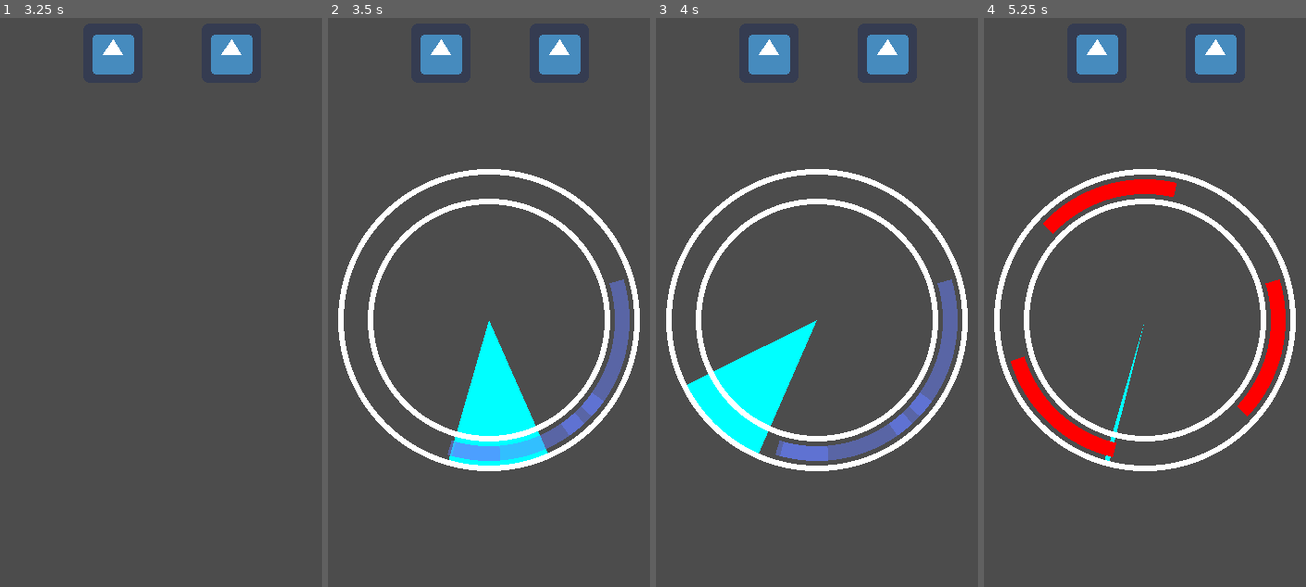
Above: before the commit, frames 1-4 (left to right).
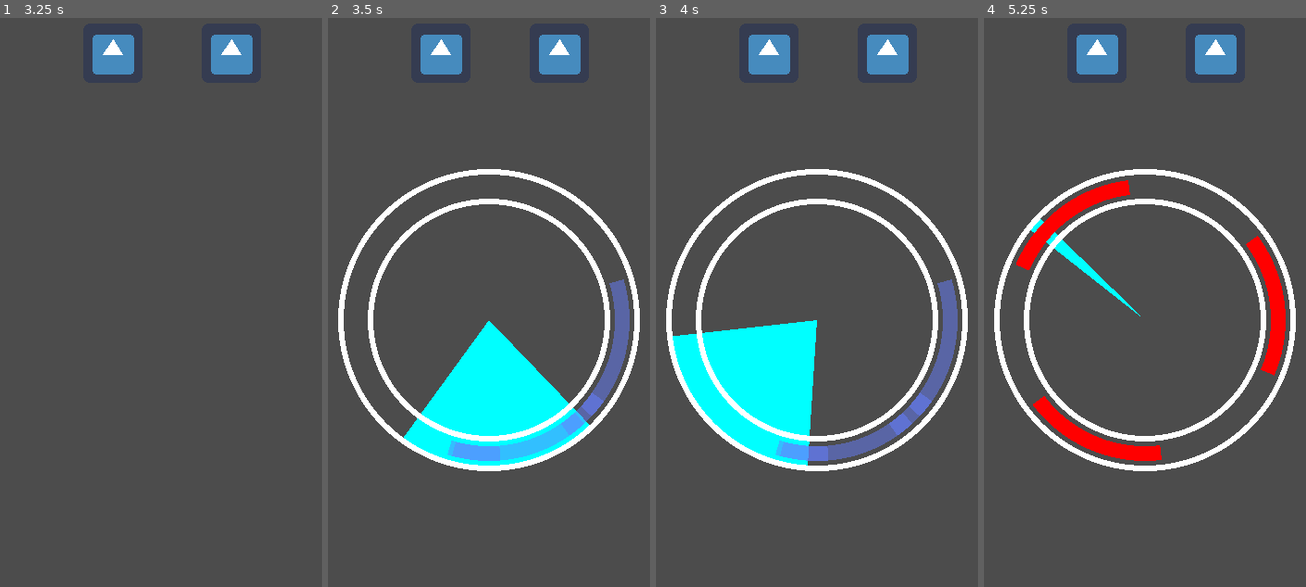
Above: after the commit, the same moments.

Repository: mharitsnf/SoulWheel
Game: Godot game, scene res://Scenes/Main/Root.tscn
Two runs of this game, one before a commit and one after it. Both use one fixed random seed, a clock stepped at 60 frames per second and the inputs below. The engine's default icon, where the game draws it, is replaced by a stand-in: a white triangle on a blue panel in a dark square.
Inputs:
- Up to frame 1 (3.25 s): click "Basic" at 0.5 s; tap Enter (ui_accept) at 1.25, 1.52, 2, 2.27, 2.75 s
- Up to frame 2 (3.5 s): no input
- Up to frame 3 (4 s): tap Enter (ui_accept) at 3.77 s
- Up to frame 4 (5.25 s): tap Enter (ui_accept) at 4.25, 4.52 s

Frame 1 is identical in both runs. In frame 2, 3.8% of the frame differs, in the area x 23-82%, y 53-78%; in frame 3, 3.8%; in frame 4, 2.9%.

Commit message:
Add end round check

Diff:
--- a/Resources/Attack Skills/Basic.tres
+++ b/Resources/Attack Skills/Basic.tres
@@ -8,4 +8,6 @@
 name = "Basic"
 data = [ [ ExtResource( 2 ) ] ]
 damage = 5
+hp_cost = 0
+is_cost_percentage = false
 time_alive = 5
--- a/Resources/Attack Skills/Double.tres
+++ b/Resources/Attack Skills/Double.tres
@@ -8,4 +8,6 @@
 name = "Double"
 data = [ [ ExtResource( 1 ) ], [ ExtResource( 1 ) ] ]
 damage = 5
+hp_cost = 0
+is_cost_percentage = false
 time_alive = 5
--- a/Resources/Attack Skills/Trinity.tres
+++ b/Resources/Attack Skills/Trinity.tres
@@ -21,4 +21,6 @@
 name = "Trinity"
 data = [ [ ExtResource( 1 ), SubResource( 1 ), SubResource( 2 ) ] ]
 damage = 5
+hp_cost = 0
+is_cost_percentage = false
 time_alive = 5
--- a/Resources/Attack Skills/attack_skill.gd
+++ b/Resources/Attack Skills/attack_skill.gd
@@ -4,4 +4,6 @@
 export(String) var name
 export(Array) var data
 export(int) var damage
+export(int) var hp_cost
+export(bool) var is_cost_percentage
 export(int) var time_alive
--- a/Resources/Damage Area/60-150.tres
+++ /dev/null
@@ -1,9 +0,0 @@
-[gd_resource type="Resource" load_steps=2 format=2]
-
-[ext_resource path="res://Resources/Damage Area/damage_area.gd" type="Script" id=1]
-
-[resource]
-script = ExtResource( 1 )
-move_speed = 150
-thickness = 60
-rot_angle = 0
--- /dev/null
+++ b/Resources/Damage Areas/60-100.tres
@@ -0,0 +1,11 @@
+[gd_resource type="Resource" load_steps=2 format=2]
+
+[ext_resource path="res://Resources/Damage Areas/damage_area.gd" type="Script" id=1]
+
+[resource]
+script = ExtResource( 1 )
+move_speed = 100
+thickness = 60
+rot_angle = 0
+damage = 10
+is_damage_percentage = false
--- a/Resources/Damage Area/damage_area.gd
+++ b/Resources/Damage Areas/damage_area.gd
@@ -5,3 +5,5 @@
 export(int) var move_speed
 export(int) var thickness
 export(int) var rot_angle
+export(int) var damage
+export(bool) var is_damage_percentage
--- a/Resources/Enemies/Enemy1.tres
+++ b/Resources/Enemies/Enemy1.tres
@@ -3,29 +3,28 @@
 [ext_resource path="res://Resources/Enemies/enemy_data_model.gd" type="Script" id=1]
 [ext_resource path="res://Resources/Soul Areas/20.tres" type="Resource" id=2]
 [ext_resource path="res://Resources/Soul Areas/60.tres" type="Resource" id=3]
-[ext_resource path="res://Resources/Damage Area/damage_area.gd" type="Script" id=4]
+[ext_resource path="res://Resources/Damage Areas/damage_area.gd" type="Script" id=4]
+[ext_resource path="res://Resources/Damage Areas/60-100.tres" type="Resource" id=5]
 
 [sub_resource type="Resource" id=1]
 script = ExtResource( 4 )
-move_speed = 150
+move_speed = 100
 thickness = 60
-rot_angle = 0
+rot_angle = 120
+damage = 10
+is_damage_percentage = false
 
 [sub_resource type="Resource" id=2]
 script = ExtResource( 4 )
-move_speed = 150
-thickness = 60
-rot_angle = 120
-
-[sub_resource type="Resource" id=3]
-script = ExtResource( 4 )
-move_speed = 150
+move_speed = 100
 thickness = 60
 rot_angle = 240
+damage = 10
+is_damage_percentage = false
 
 [resource]
 script = ExtResource( 1 )
 enemy_type = 1
 max_health = 30
 soul_areas = [ ExtResource( 3 ), ExtResource( 2 ) ]
-damage_areas = [ SubResource( 1 ), SubResource( 2 ), SubResource( 3 ) ]
+damage_areas = [ ExtResource( 5 ), SubResource( 1 ), SubResource( 2 ) ]
--- a/Resources/Player/player_data_model.gd
+++ b/Resources/Player/player_data_model.gd
@@ -5,4 +5,4 @@
 export var max_health : int
 export(Array) var player_soul_arrows
 
-onready var current_health = max_health
+var current_health = 0
--- a/Scenes/Components/Character/character.gd
+++ b/Scenes/Components/Character/character.gd
@@ -3,7 +3,11 @@
 
 
 export(PackedScene) var wheel : PackedScene
+
 var wheel_ins : Node2D = null
+var turn_count : int = 0
+
+onready var turn_manager : Node2D = get_parent()
 
 
 func _summon_wheel(phase):
@@ -34,8 +38,12 @@
 	return false
 
 
+func take_damage(_damage):
+	pass
+
+
 func _end_turn():
-	pass
+	turn_count += 1
 
 
 func play_turn():
--- a/Scenes/Components/Enemy/enemy.gd
+++ b/Scenes/Components/Enemy/enemy.gd
@@ -28,13 +28,18 @@
 		yield(wheel_ins.action(), "completed")
 		yield(_destroy_wheel(), "completed")
 
-		_check_result()
+		var is_player_defeated = _check_result()
 
 		Globals.saved_arrow = []
 
-		_end_turn()
+		if is_player_defeated:
+			_end_turn()
+			return true
 
 		yield(get_tree().create_timer(1), "timeout")
+
+	_end_turn()
+	return false
 
 
 func _check_result():
@@ -47,11 +52,19 @@
 					var area_angle : Vector2 = Globals.generate_angles(area.rot_angle, area.thickness)
 
 					if _is_hit(arrow_angle, area_angle):
-						print("player is hit by: ", enemy.node)
+						var is_player_defeated = Globals.player.take_damage(area.damage)
+						print("player is hit by: ", self, " current player HP: ", Globals.player.player_data_model.current_health)
+
+						if is_player_defeated:
+							return true
+
+	return false
 
 
 func _end_turn():
 	Globals.saved_areas = []
+
+	._end_turn()
 
 
 func get_soul_area_data():
--- a/Scenes/Components/Player/player.gd
+++ b/Scenes/Components/Player/player.gd
@@ -11,7 +11,6 @@
 var skill_hud_ins : Control = null
 
 onready var root : Node = get_parent().get_parent()
-onready var turn_manager : Node2D = get_parent()
 
 signal skill_button_pressed
 
@@ -19,13 +18,26 @@
 func _ready():
 	assert(player_data_model)
 	assert(player_data_model is PlayerDataModel)
+
 	Globals.player = self
+	player_data_model.current_health = player_data_model.max_health
+
 	rng.randomize()
 
 	if Globals.current_area == 1 and Globals.current_round == 1:
 		_put_card_on_deck(Globals.skill_resource_paths.basic)
 		_put_card_on_deck(Globals.skill_resource_paths.double)
 		_put_card_on_deck(Globals.skill_resource_paths.trinity)
+
+
+func take_damage(damage):
+	var new_health = player_data_model.current_health - damage
+	player_data_model.current_health = max(0, new_health)
+
+	if new_health <= 0:
+		return true
+
+	return false
 
 
 func play_turn():
@@ -59,24 +71,29 @@
 		# TODO: Add transition
 		var defeateds = _check_result()
 		for enemy in defeateds:
-			_defeat_enemy(enemy)
+			yield(_defeat_enemy(enemy), "completed")
 
 		Globals.saved_arrow = []
+
+		if turn_manager.get_child_count() == 1 and turn_manager.get_child(0) == self:
+			yield(get_tree().create_timer(0.5), "timeout")
+			yield(_destroy_wheel(), "completed")
+			_end_turn()
+			return true
 
 		yield(get_tree().create_timer(0.5), "timeout")
 		yield(_destroy_wheel(), "completed")
 		yield(get_tree().create_timer(0.5), "timeout")
 
 	_end_turn()
+	return false
 
 
 func _check_result():
 	var defeated_enemies = []
 
 	if !Globals.saved_areas.empty() and !Globals.saved_arrow.empty():
-
 		for enemy in Globals.saved_areas:
-
 			for arrow in Globals.saved_arrow:
 				var arrow_angle : Vector2 = Globals.generate_angles(arrow.rot_angle, arrow.thickness)
 
@@ -87,7 +104,7 @@
 						var is_defeated = enemy.node.take_damage(chosen_skill.damage)
 						print(enemy.node, " hit! health: ", enemy.node.current_health)
 
-						if is_defeated: defeated_enemies.append(enemy)
+						if is_defeated and !defeated_enemies.has(enemy): defeated_enemies.append(enemy)
 
 	return defeated_enemies
 
@@ -95,10 +112,13 @@
 func _defeat_enemy(enemy_data):
 	Globals.saved_areas.erase(enemy_data)
 	enemy_data.node.queue_free()
+	yield(get_tree(), "idle_frame")
 
 
 func _end_turn():
 	Globals.saved_areas = []
+
+	._end_turn()
 
 
 func _put_card_on_deck(path):
--- a/Scenes/Components/Wheel/wheel.gd
+++ b/Scenes/Components/Wheel/wheel.gd
@@ -24,31 +24,62 @@
 
 		if phase == "lock":
 			for i in range(enemy.dm.soul_areas.size()):
-				enemy.dm.soul_areas[i].rot_angle += delta * enemy.dm.soul_areas[i].move_speed
-				enemy.dm.soul_areas[i].rot_angle = fmod(enemy.dm.soul_areas[i].rot_angle, 360)
-				$Areas.get_child(i).rotation_degrees = enemy.dm.soul_areas[i].rot_angle
+				var new_rot_angle = _rotate(
+					enemy.dm.soul_areas[i].rot_angle,
+					enemy.dm.soul_areas[i].move_speed,
+					delta
+				)
+
+				enemy.dm.soul_areas[i].rot_angle = new_rot_angle
+				$Areas.get_child(i).rotation_degrees = new_rot_angle
 
 		elif phase == "strike":
 			for i in range(arrows.size()):
-				arrows[i].rot_angle += delta * arrows[i].move_speed
-				arrows[i].rot_angle = fmod(arrows[i].rot_angle, 360)
-				$Arrows.get_child(i).rotation_degrees = arrows[i].rot_angle
+				var new_rot_angle = _rotate(
+					arrows[i].rot_angle,
+					arrows[i].move_speed,
+					delta
+				)
+
+				arrows[i].rot_angle = new_rot_angle
+				$Arrows.get_child(i).rotation_degrees = new_rot_angle
 
 		else:
 			for i in range(enemy.dm.damage_areas.size()):
-				enemy.dm.damage_areas[i].rot_angle += delta * enemy.dm.damage_areas[i].move_speed
-				enemy.dm.damage_areas[i].rot_angle = fmod(enemy.dm.damage_areas[i].rot_angle, 360)
-				$DamageAreas.get_child(i).rotation_degrees = enemy.dm.damage_areas[i].rot_angle
+				var new_rot_angle = _rotate(
+					enemy.dm.damage_areas[i].rot_angle,
+					enemy.dm.damage_areas[i].move_speed,
+					delta
+				)
+
+				enemy.dm.damage_areas[i].rot_angle = new_rot_angle
+				$DamageAreas.get_child(i).rotation_degrees = new_rot_angle
 
 			for i in range(arrows.size()):
-				arrows[i].rot_angle += -delta * arrows[i].move_speed
-				arrows[i].rot_angle = fmod(arrows[i].rot_angle, 360)
-				$Arrows.get_child(i).rotation_degrees = arrows[i].rot_angle
+				var new_rot_angle = _rotate(
+					arrows[i].rot_angle,
+					arrows[i].move_speed,
+					delta
+				)
+
+				arrows[i].rot_angle = new_rot_angle
+				$Arrows.get_child(i).rotation_degrees = new_rot_angle
 
 		time_elapsed += delta
 
 		if time_elapsed > soul_lock_duration or Input.is_action_pressed("ui_accept"):
 			emit_signal("stop_running")
+
+
+func _rotate(rot_angle, move_speed, delta):
+	var new_rot_angle = rot_angle
+
+	new_rot_angle += delta * move_speed
+
+	new_rot_angle = fmod(new_rot_angle, 360)
+	if new_rot_angle < 0: new_rot_angle += 360
+
+	return new_rot_angle
 
 
 func initialize(_phase):
@@ -83,9 +114,14 @@
 		for soul in _enemy.dm.soul_areas:
 			var tmp_soul = soul.duplicate()
 			tmp_soul.thickness = _thickness_preprocess(tmp_soul.thickness)
+
 			tmp_soul.move_speed += rng.randf_range(-20, 20)
+			tmp_soul.move_speed = max(10, tmp_soul.move_speed)
+
 			tmp_soul.rot_angle += rng.randf_range(-180, 180)
+			tmp_soul.rot_angle = fmod(tmp_soul.rot_angle, 360)
 			if tmp_soul.rot_angle < 0: tmp_soul.rot_angle += 360
+
 			processed_souls.append(tmp_soul)
 
 		_enemy.dm.soul_areas = processed_souls
@@ -110,7 +146,6 @@
 	yield(get_tree(), "idle_frame")
 
 	if phase == "strike":
-		print(_arrows)
 		var processed_arrows = []
 
 		var rot_angle_variation = rng.randf_range(-180, 180)
@@ -190,11 +225,11 @@
 
 
 func _draw_saved_area():
-	for enemy in Globals.saved_areas:
+	for cur_enemy in Globals.saved_areas:
 		var area_container = Node2D.new()
 		area_container.modulate.a = 0.5
 
-		for area in enemy.dm.soul_areas:
+		for area in cur_enemy.dm.soul_areas:
 			var saved_area = _create_area(area.rot_angle)
 			area_container.add_child(saved_area)
 			_draw_area(saved_area, 72, area.thickness)
@@ -221,28 +256,22 @@
 	return area
 
 
-func _create_arrow(thickness : int, rot_angle : int):
-	thickness = _thickness_preprocess(thickness)
-
+func _create_arrow(thickness: int, rot_angle : int):
 	var new_polygon = Polygon2D.new()
 	new_polygon.color = Color(0, 1, 1, 1)
 	new_polygon.rotation_degrees = rot_angle
-
-	var origin_point = Vector2.ZERO
 	var points = [Vector2.ZERO]
 
 	for i in range(-thickness, thickness + 1):
 		var radian = deg2rad(1.0 * i)
-		var point = _calculate_point_on_circle(radian, 80)
-		points.append(point)
+		points.append(_calculate_point_on_circle(radian, 80))
 
 	new_polygon.polygon = points
-
 	return new_polygon
 
 
 func _thickness_preprocess(thickness):
-	thickness = fmod(abs(thickness), 361)
+	thickness = fmod(abs(thickness), 360)
 	thickness = floor(clamp(thickness, 2, 360) / 2)
 	return thickness
 
@@ -257,9 +286,11 @@
 
 	if phase == "lock":
 		Globals.saved_areas.append(enemy)
+
 	elif phase == "strike":
 		for arrow in arrows:
 			Globals.saved_arrow.append(arrow)
+
 	else:
 		Globals.saved_areas.append(enemy)
 
--- a/Scenes/Main/Root.tscn
+++ b/Scenes/Main/Root.tscn
@@ -1,8 +1,7 @@
-[gd_scene load_steps=6 format=2]
+[gd_scene load_steps=5 format=2]
 
 [ext_resource path="res://Scenes/Main/turn_manager.gd" type="Script" id=1]
 [ext_resource path="res://Scenes/Components/Enemy/Enemy.tscn" type="PackedScene" id=2]
-[ext_resource path="res://Resources/Enemies/Enemy1.tres" type="Resource" id=3]
 [ext_resource path="res://Scenes/Components/Player/Player.tscn" type="PackedScene" id=4]
 [ext_resource path="res://Scenes/Main/root.gd" type="Script" id=5]
 
@@ -16,8 +15,6 @@
 
 [node name="Enemy" parent="TurnManager" instance=ExtResource( 2 )]
 position = Vector2( 64, 32 )
-enemy_data_model = ExtResource( 3 )
 
 [node name="Enemy2" parent="TurnManager" instance=ExtResource( 2 )]
 position = Vector2( 128, 32 )
-enemy_data_model = ExtResource( 3 )
--- a/Scenes/Main/turn_manager.gd
+++ b/Scenes/Main/turn_manager.gd
@@ -10,7 +10,12 @@
 
 
 func play_turn():
-	yield(active_character.play_turn(), "completed")
+	var result = yield(active_character.play_turn(), "completed")
+
+	if result:
+		print(active_character, " wins!")
+		return
+
 	var new_index = (active_character.get_index() + 1) % get_child_count()
 	active_character = get_child(new_index)
 	play_turn()
--- a/project.godot
+++ b/project.godot
@@ -27,7 +27,7 @@
 "base": "Resource",
 "class": "DamageArea",
 "language": "GDScript",
-"path": "res://Resources/Damage Area/damage_area.gd"
+"path": "res://Resources/Damage Areas/damage_area.gd"
 }, {
 "base": "Character",
 "class": "Enemy",
